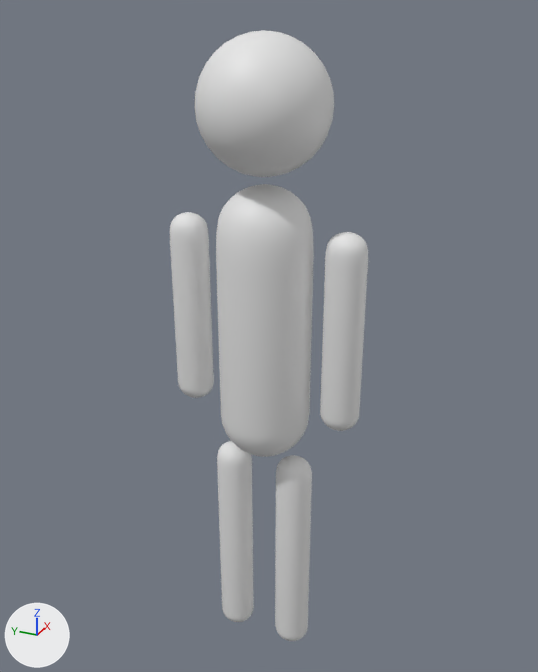
An edit to the FBX model Assets/metapulse_character.fbx, drawn before and after from the same camera.
Rendered twice from a 50 mm camera at (-5.05, -2.31, 3.05) aimed at (0.16, 0.04, 0.44). The lights are fixed; the arrows at lower left show +X, +Y and +Z. Where no turn or scale is listed for an object, it has been applied to the vertices.
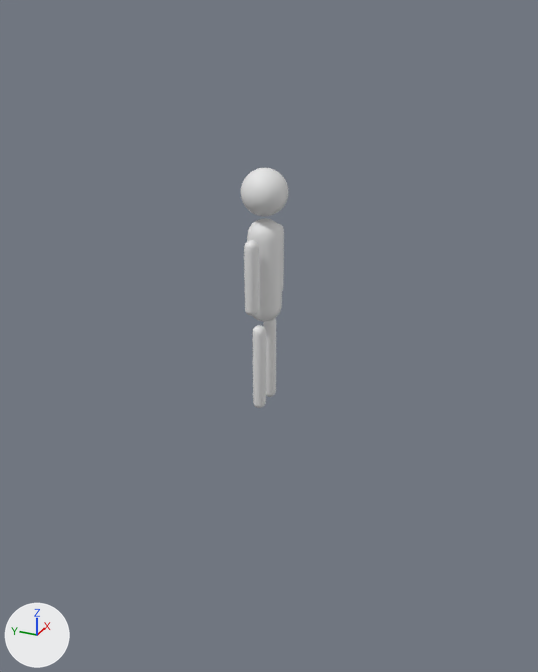
What differs and where, as boxes (x1, y1, x2, y2) in the pictures (538 x 672 px):
```json
{"object": "Sphere.001", "change": "deleted", "before": [216, 184, 314, 457]}
{"object": "Sphere", "change": "reshaped, moved, turned, rescaled", "before": [194, 30, 334, 177], "after": [241, 168, 289, 408]}
{"object": "Sphere.004", "change": "deleted", "before": [320, 232, 368, 431]}
{"object": "Sphere.005", "change": "deleted", "before": [170, 212, 214, 398]}
{"object": "Sphere.002", "change": "deleted", "before": [275, 455, 312, 641]}
{"object": "Sphere.003", "change": "deleted", "before": [217, 441, 254, 622]}
{"part": 1, "of": "me_sphere", "change": "added", "after": [247, 218, 282, 321]}
{"part": 2, "of": "me_sphere", "change": "added", "after": [263, 318, 276, 397]}
{"part": 3, "of": "me_sphere", "change": "added", "after": [253, 325, 266, 408]}
{"part": 4, "of": "me_sphere", "change": "added", "after": [278, 224, 284, 291]}
{"part": 5, "of": "me_sphere", "change": "added", "after": [244, 240, 259, 315]}
```

Scene script edits in JSON lines:
```json
{"block": "me_sphere", "where": "# used by ob_sphere; location = (0.0, 0.0, 2.33); scale = (0.5, 0.5, 0.5)"}
{"op": "remove", "block": "me_sphere", "code": "me_sphere.from_pydata(...)  # 482 vertices, 512 faces; spans x -1.0..1.0, y -1.0..1.0, z -1.0..1.0"}
{"op": "add", "block": "me_sphere", "code": "me_sphere.from_pydata(...)  # 3052 vertices, 3232 faces; spans x -1.0..1.0, y -1.66..1.66, z -9.98..1.0"}
{"block": "me_sphere", "change": "me_sphere part 1: a new loose piece of 514 vertices spanning x -0.76..0.76, y -0.76..0.76, z -5.81..-1.15"}
{"block": "me_sphere", "change": "me_sphere part 2: a new loose piece of 514 vertices spanning x -0.29..0.29, y -0.87..-0.23, z -9.98..-5.85"}
{"block": "me_sphere", "change": "me_sphere part 3: a new loose piece of 514 vertices spanning x -0.29..0.29, y 0.29..0.93, z -9.98..-5.85"}
{"block": "me_sphere", "change": "me_sphere part 4: a new loose piece of 514 vertices spanning x -0.29..0.29, y -1.66..-1.02, z -5.04..-1.72"}
{"block": "me_sphere", "change": "me_sphere part 5: a new loose piece of 514 vertices spanning x -0.29..0.29, y 1.02..1.66, z -5.04..-1.72"}
{"op": "set", "path": "ob_sphere.location", "old": "(0.0, 0.0, 2.33)", "new": "(0.0, 0.0, 1.7)"}
{"op": "set", "path": "ob_sphere.rotation_euler", "old": "(0.0, 0.0, 0.0)", "new": "(0.0, 0.0, 1.571)", "note": "degrees (0, 0, 0) -> degrees (0, 0, 90)"}
{"op": "set", "path": "ob_sphere.scale", "old": "(0.5, 0.5, 0.5)", "new": "(0.18, 0.18, 0.18)"}
{"op": "remove", "block": "ob_sphere_004", "code": ["ob_sphere_004 = bpy.data.objects.new('Sphere.004', me_sphere_004)", "ob_sphere_004.location = (0.0, -0.67, 1.02)"]}
{"op": "remove", "block": "ob_sphere_003", "code": ["ob_sphere_003 = bpy.data.objects.new('Sphere.003', me_sphere_003)", "ob_sphere_003.location = (0.0, 0.31, -1.04)"]}
{"op": "remove", "block": "ob_sphere_001", "code": ["ob_sphere_001 = bpy.data.objects.new('Sphere.001', me_sphere_001)", "ob_sphere_001.location = (0.0, 0.0, 0.6)"]}
{"op": "remove", "block": "ob_sphere_005", "code": ["ob_sphere_005 = bpy.data.objects.new('Sphere.005', me_sphere_005)", "ob_sphere_005.location = (0.0, 0.67, 1.02)"]}
{"op": "remove", "block": "ob_sphere_002", "code": ["ob_sphere_002 = bpy.data.objects.new('Sphere.002', me_sphere_002)", "ob_sphere_002.location = (0.0, -0.28, -1.04)"]}
```
